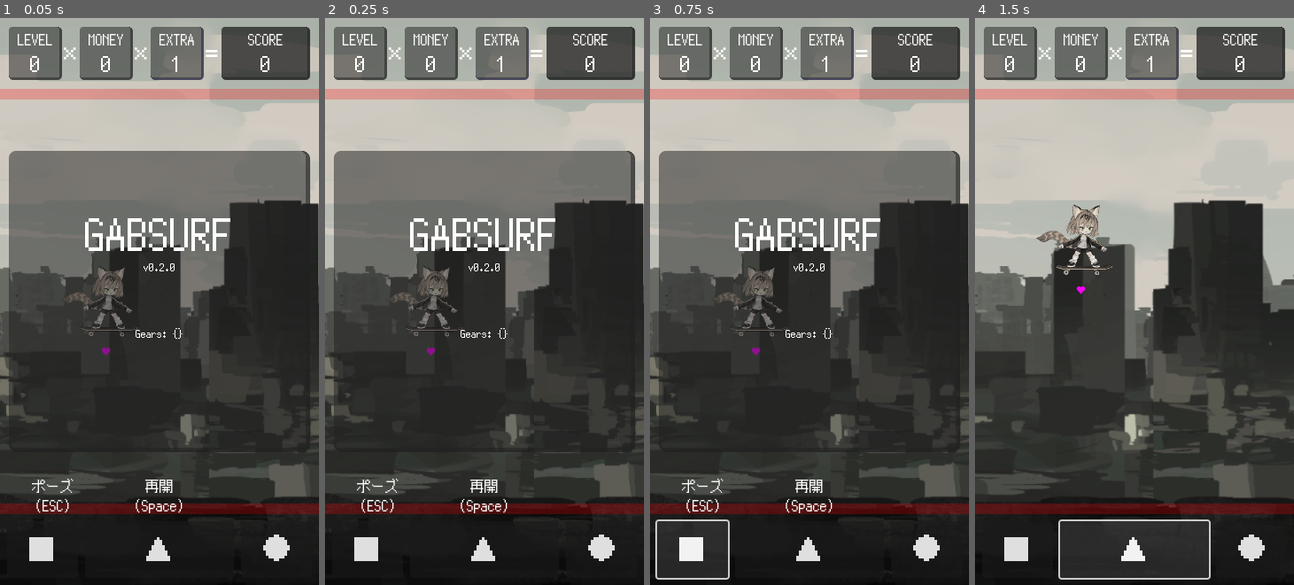
Above: before the commit, frames 1-4 (left to right).
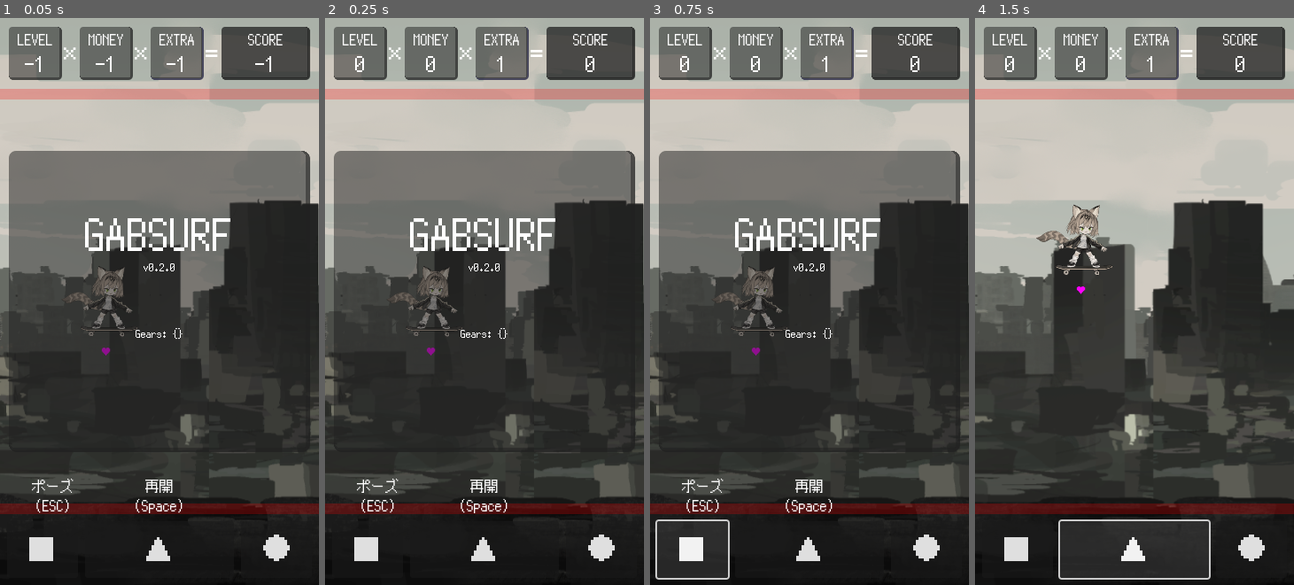
Above: after the commit, the same moments.

Repository: kamikoloss/gabsurf
Game: Godot game, scene res://scenes/main.tscn
The game is run twice, just before and just after one commit, with the same random seed, the same clock (stepped at 60 frames per second) and the same inputs. Sound files missing from this copy of the repository are replaced by a short silence.
Inputs:
- Up to frame 1 (0.05 s): no input
- Up to frame 2 (0.25 s): no input
- Up to frame 3 (0.75 s): click "■" at 0.5 s
- Up to frame 4 (1.5 s): click "▲" at 1.25 s

The runs differ from the first frame. In frame 1, 0.2% of the frame differs, in the area x 7-85%, y 6-10%; in frame 2, nothing differs; in frame 3, nothing differs; in frame 4, nothing differs.

Commit message:
ビールを実装した

Diff:
--- a/scenes/game.gd
+++ b/scenes/game.gd
@@ -36,10 +36,10 @@
 var _money_base = 1 # Money 取得時に加算される値
 var _gate_gap = 0 # ゲートの開き
 
-var _gate_counter_shop = 0 # ゲートを通るたびに 1 増加する 店が出現したら 0 に戻す
-var _gate_counter_shop_quota = 3 # ゲートを何回通るたびに店が出現するか
-var _gate_counter_difficult = 0 # ゲートを通るたびに 1 増加する 難易度が上昇したら 0 に戻す
-var _gate_counter_difficult_quota = 3 # ゲートを何回通るたびに難易度が上昇するか
+var _money_counter_shop = 0 # Money を取るたびに 1 増加する 店が出現したら 0 に戻す
+var _money_counter_shop_quota = 3 # Money を何回取るたびに店が出現するか
+var _money_counter_difficult = 0 # Money を取るたびに 1 増加する 難易度が上昇したら 0 に戻す
+var _money_counter_difficult_quota = 3 #Money を何回取るたびに難易度が上昇するか
 var _shop_counter = 0 # 店を生成するたびに 1 増加する
 
 var _is_spawn_gate = false # ゲートを生成するか
@@ -157,38 +157,40 @@
 
 func _on_hero_got_level():
 	Global.level += LEVEL_BASE
-	_gate_counter_shop += 1
-	_gate_counter_difficult += 1
+
+
+func _on_hero_got_money():
+	Global.money += _money_base
+	_play_se(MONEY_SOUND)
+
+	_money_counter_shop += 1
+	_money_counter_difficult += 1
 
 	# 難易度上昇の規定回数に達した場合
-	if _gate_counter_difficult_quota <= _gate_counter_difficult:
-		_gate_counter_difficult = 0
+	if _money_counter_difficult_quota <= _money_counter_difficult:
+		_money_counter_difficult = 0
 		_gate_gap -= GATE_GAP_STEP
 		print("current gate gap: {0}".format([_gate_gap]))
 
 	# 店生成の規定回数に達した場合
 	# 店の看板で難易度を表示するので難易度の処理よりあとに書く
-	if _gate_counter_shop_quota <= _gate_counter_shop:
-		_gate_counter_shop = 0
+	if _money_counter_shop_quota <= _money_counter_shop:
+		_money_counter_shop = 0
 		_shop_counter += 1
 		_is_spawn_gate = false
 		_is_spawn_enemy = false
 		_spawn_shop()
 
 
-func _on_hero_got_money():
-	Global.money += _money_base
-	_play_se(MONEY_SOUND)
-
-
 func _on_hero_got_gear(gear):
 	Global.money -= Gear.GEAR_INFO[gear]["c"]
 	Gear.my_gears += [gear]
 	_play_se(GEAR_SOUND)
 
 	# ギアの効果を発動する
-	# EME: _on_hero_kills_enemy()
-	# MSB: hero._on_hero_got_gear
+	# ATD, EME: _on_hero_kills_enemy()
+	# GTM: _process_spawn_gate()
+	# MSB: hero._on_hero_got_gear()
 	match gear:
 		Gear.GearType.EMP:
 			_enemy_spawn_height_max = 0
@@ -203,7 +205,7 @@
 		Gear.GearType.LFP:
 			Global.life += 1
 		Gear.GearType.LFM:
-			if Global.life < 2:
+			if Global.life <= 1:
 				print("NO LIFE!!")
 			else:
 				Global.life -= 1
@@ -235,7 +237,7 @@
 	if Gear.my_gears.has(Gear.GearType.ATD):
 		var _atd = [0, 1, 2, 3]
 		var _atd_count = Gear.my_gears.count(Gear.GearType.ATD)
-		_enter_anti_damage(_atd)
+		_enter_anti_damage(_atd[_atd_count])
 
 	# EME
 	if Gear.my_gears.has(Gear.GearType.EME):
@@ -296,12 +298,13 @@
 
 
 # ゲートを生成する
-func _spawn_gate():
+func _spawn_gate(height_diff, x_diff, set_money):
 	var _gate = GATE_SCENE.instantiate()
-	_gate.position.x += (_hero.position.x + 360)
+	_gate.position.x += (_hero.position.x + 360 + x_diff)
 	_gate.position.y += 320
 	_gate.gap_diff = _gate_gap
-	_gate.height_diff += _rng.randf_range(GATE_HEIGHT_MIN, GATE_HEIGHT_MAX)
+	_gate.height_diff += height_diff
+	_gate.set_money = set_money
 	get_tree().root.get_node("Main").add_child(_gate)
 	#print("Gate is spawned.")
 
@@ -312,7 +315,13 @@
 		_gate_spawn_timer += delta
 
 	if _gate_spawn_cooltime < _gate_spawn_timer:
-		_spawn_gate()
+		var _gtm = [1, 2, 3, 5]
+		var _gtm_count = Gear.my_gears.count(Gear.GearType.GTM)
+		var _height_diff = _rng.randf_range(GATE_HEIGHT_MIN, GATE_HEIGHT_MAX)
+		var _x_diff = 0
+		for g in _gtm[_gtm_count]:
+			_spawn_gate(_height_diff, _x_diff, g == 0)
+			_x_diff += 40
 		_gate_spawn_timer = 0
 
 
--- a/scenes/gate.gd
+++ b/scenes/gate.gd
@@ -9,6 +9,7 @@
 # Variables
 var gap_diff = 0 # ゲートがデフォルトから何 px 開くか
 var height_diff = 0 # ゲートがデフォルトから何 px 上下に移動するか
+var set_money = true # ゲートの真ん中に Money を配置するか
 
 
 func _ready():
@@ -21,6 +22,10 @@
 	_gate_bottom.position.y += height_diff
 	_money.position.y += height_diff
 
+	# Money 配置
+	if !set_money:
+		_money.queue_free()
+
 
 func _on_area_2d_area_exited(area):
 	if area.is_in_group("ScreenOut"):
--- a/scenes/gear.gd
+++ b/scenes/gear.gd
@@ -16,7 +16,7 @@
 
 # Resources
 const ITEM_SPRITES = [
-	null, # item0.png はない
+	preload("res://images/circle.png"), # Debug
 	preload("res://images/item1.png"),
 	preload("res://images/item2.png"),
 	preload("res://images/item3.png"),
@@ -36,14 +36,14 @@
 # "t": 名称, "d": 説明文, "f": 説明文のフォーマット,
 const GEAR_INFO = {
 	GearType.ATD: { "c": 5, "m": 3, "i": 3, "t": "プロテイン", "d": "敵を倒すたびに\n{0}秒無敵になる", "f": [1, 2, 3] },
-	GearType.BDA: { "c": 5, "m": 1, "i": 1, "t": "ボディーアーマー", "d": "無敵時に敵を体当たりで\n倒せるようになる", "f": null  },
+	GearType.BDA: { "c": 5, "m": 1, "i": 4, "t": "ボディーアーマー", "d": "無敵時に敵を体当たりで\n倒せるようになる", "f": null  },
 	#GearType.COL: { "c": 2, "m": 1, "i": 8, "t": "デコンパイラ", "d": "すべての当たり判定が\n見えるようになる", "f": null },
 	GearType.EME: { "c": 3, "m": 3, "i": 11, "t": "狩猟免許", "d": "敵を倒すたびに\nEXTRA +{0}", "f": [1, 2, 3] },
 	GearType.EMP: { "c": 5, "m": 1, "i": 8, "t": "音響装置", "d": "敵が下半分にだけ\n出現するようになる", "f": null },
 	GearType.EMS: { "c": 5, "m": 3, "i": 10, "t": "パンくず", "d": "敵の出現ペース\nx{0}", "f": [2, 3, 5] },
 	GearType.EXT: { "c": 1, "m": 5, "i": 2, "t": "エナジーフード", "d": "EXTRA +5", "f": null },
 	GearType.GTG: { "c": 5, "m": 5, "i": 8, "t": "ハックツール", "d": "ゲートの開き\n+64", "f": null },
-	#GearType.GTM: { "c": 3, "m": 3, "i": 1, "t": "", "d": "ゲートが{0}個ずつ\n出てくるようになる", "f": [2, 3, 5] },
+	GearType.GTM: { "c": 3, "m": 3, "i": 1, "t": "ビール", "d": "ゲートが{0}個ずつ\n出現するようになる", "f": [2, 3, 5] },
 	GearType.LFP: { "c": 5, "m": 5, "i": 12, "t": "生命保険", "d": "残機\n+1", "f": null },
 	GearType.LFM: { "c": 0, "m": 3, "i": 12, "t": "臓器売買", "d": "残機 -1\nMONEY +20", "f": null },
 	GearType.LOT: { "c": 2, "m": 5, "i": 5, "t": "宝くじ", "d": "MONEY +0 ~ +5", "f": null},
@@ -67,13 +67,14 @@
 	Global.Rank.BLUE: [
 		GearType.ATD,
 		GearType.EMP,
+		GearType.GTM,
 		GearType.LOT,
 	],
 	Global.Rank.GREEN: [
-		GearType.EMS,
-		GearType.GTG,
-		GearType.LFP,
-		GearType.SCL,
+		#GearType.EMS,
+		#GearType.GTG,
+		#GearType.LFP,
+		#GearType.SCL,
 	],
 	Global.Rank.RED: [
 		GearType.BDA,
--- a/scenes/global.gd
+++ b/scenes/global.gd
@@ -68,7 +68,7 @@
 		print("rank is changed. ({0} -> {1})".format([_from, value]))
 		rank_changed.emit(_from)
 
-var level = null:
+var level: int = -1:
 	get:
 		return level
 	set(value):
@@ -79,7 +79,7 @@
 		#print("level is changed. ({0} -> {1})".format([_from, value]))
 		level_changed.emit(_from)
 		score = _calc_score()
-var money = null:
+var money: int = -1:
 	get:
 		return money
 	set(value):
@@ -90,7 +90,7 @@
 		#print("money is changed. ({0} -> {1})".format([_from, value]))
 		money_changed.emit(_from)
 		score = _calc_score()
-var extra = null:
+var extra: int = -1:
 	get:
 		return extra
 	set(value):
@@ -101,7 +101,7 @@
 		#print("extra is changed. ({0} -> {1})".format([_from, value]))
 		extra_changed.emit(_from)
 		score = _calc_score()
-var score = null:
+var score: int = -1:
 	get:
 		return score
 	set(value):
@@ -112,7 +112,7 @@
 		#print("score is changed. ({0} -> {1})".format([_from, value]))
 		score_changed.emit(_from)
 		rank = _calc_game_rank()
-var life = null:
+var life: int = -1:
 	get:
 		return life
 	set(value):
